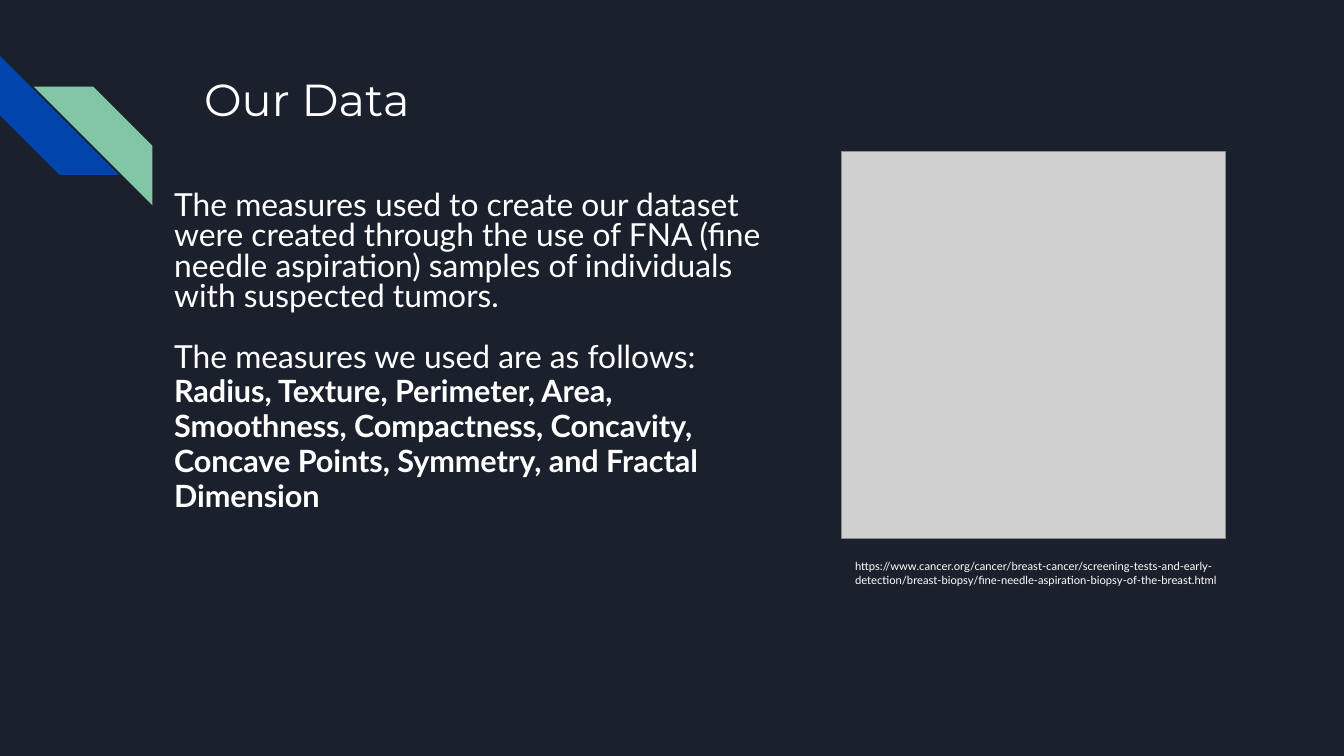
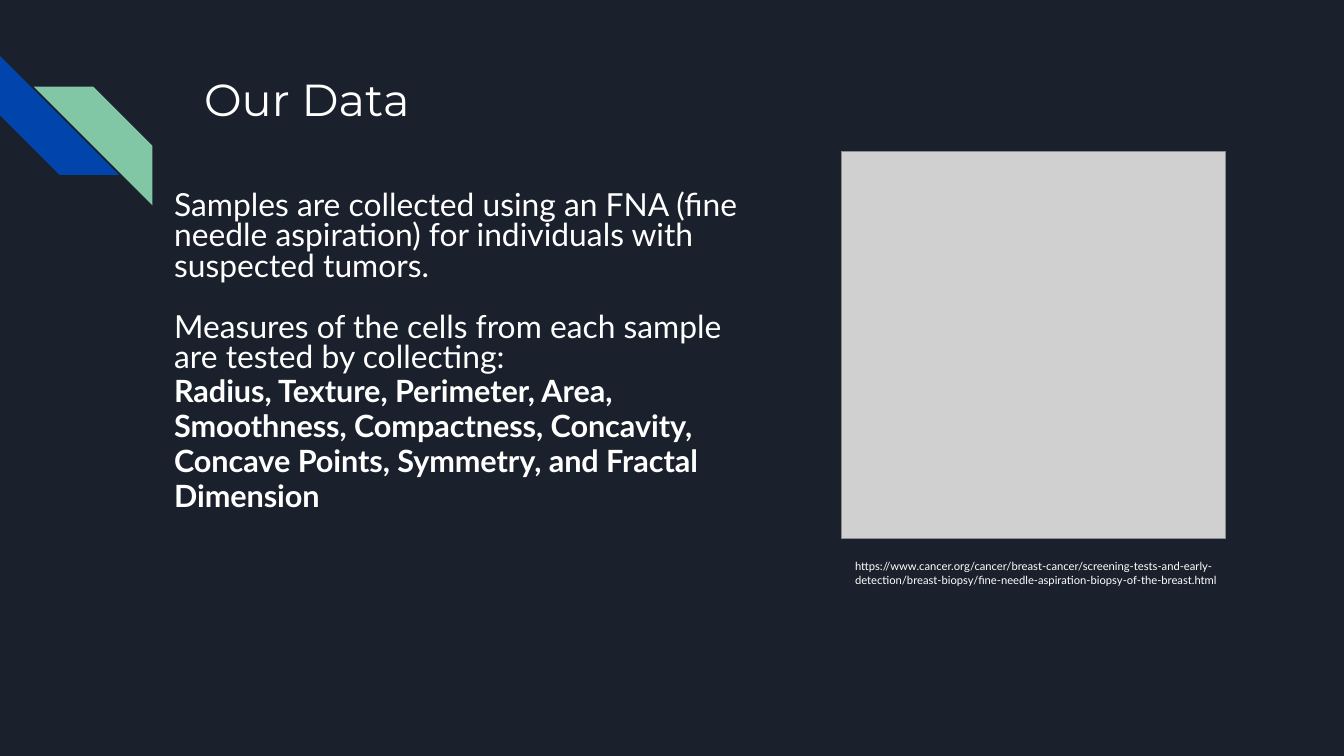
Before and after one commit to brojas12/Group_Project_4, a slide deck: slide 4 of Predicting the Presence of Cancer in Breast Cancer Cells.pptx. Drawn at 1344x756 pixels with LibreOffice and Linux fonts; fonts in the diff are those of the drawing; grey boxes stand for pictures. Boxes give left, top, right and bottom in pixels: in the first picture for what was removed or moved away, otherwise in the second. Text is boxed around its words. In the diff, an @@ line names an element or a change of style, - is before the commit and + after.

```diff
--- a/Predicting the Presence of Cancer in Breast Cancer Cells.pptx
+++ b/Predicting the Presence of Cancer in Breast Cancer Cells.pptx
@@ text at (174,191,737,374): text changed @@
-The measures used to create our dataset were created through the use of FNA (fine needle aspiration) samples of individuals with suspected tumors.
-The measures we used are as follows:
+Samples are collected using an FNA (fine needle aspiration) for individuals with suspected tumors.
+Measures of the cells from each sample are tested by collecting:
```
Also in this commit, not shown: 3 other slides changed, 4 slides added, 2 slides removed.
